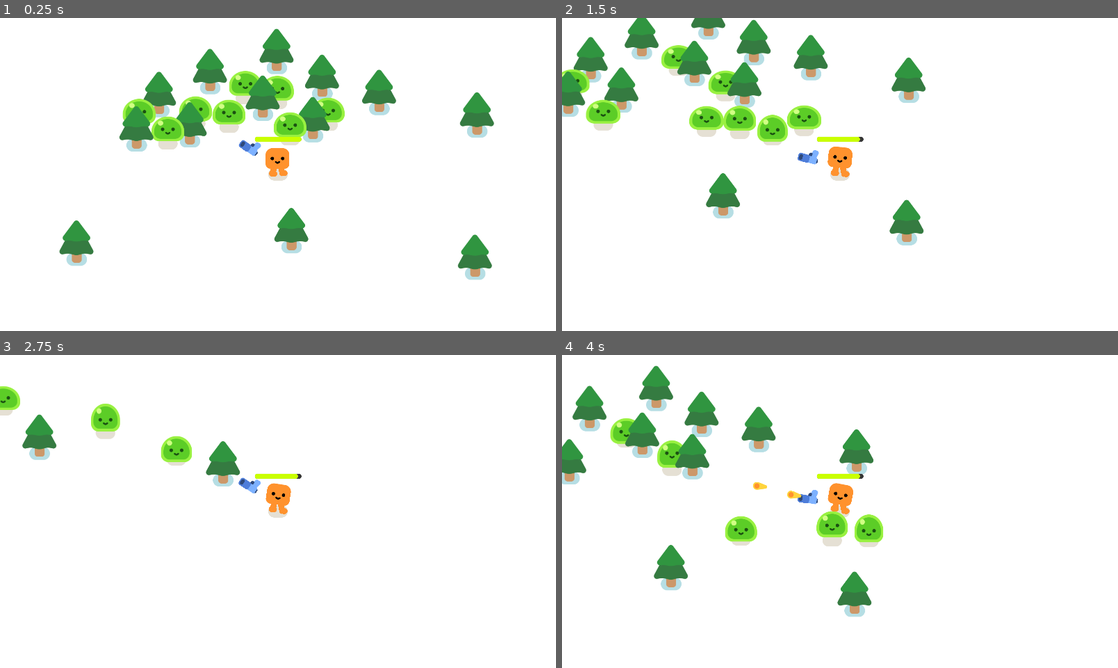
Above: before the commit, frames 1-4 (two rows, left to right).
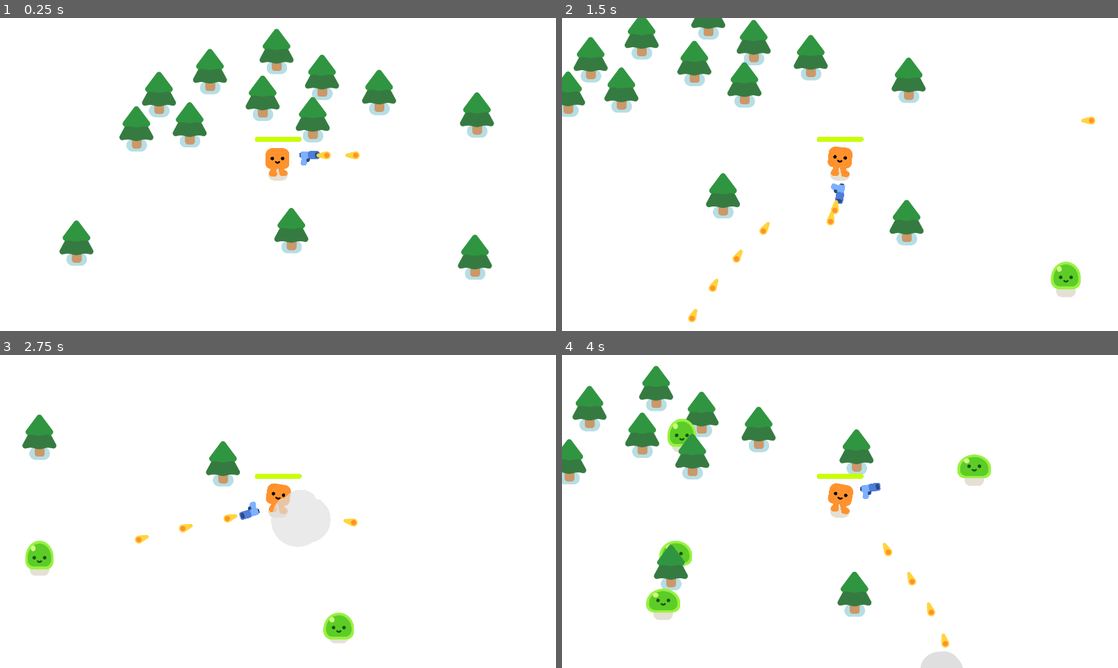
Above: after the commit, the same moments.

Repository: GlutenFreeGrass/Final-Project-Vampire-Survivor
Game: Godot game, scene res://survivors_game.tscn
The game is run twice, just before and just after one commit, with the same random seed, the same clock (stepped at 60 frames per second) and the same inputs.
Inputs:
- Up to frame 1 (0.25 s): no input
- Up to frame 2 (1.5 s): hold D (move_right) 0.53-1.28 s; hold S (move_down) from 1.28 s (still down)
- Up to frame 3 (2.75 s): release S (move_down) at 2.03 s; hold D (move_right) from 2.03 s (still down)
- Up to frame 4 (4 s): release D (move_right) at 2.78 s; hold W (move_up) 2.78-3.53 s; hold A (move_left) from 3.53 s (still down)

The runs differ from the first frame. In frame 1, 3.2% of the frame differs, in the area x 22-65%, y 16-48%; in frame 2, 4.2%; in frame 3, 2.6%; in frame 4, 4.3%, in the area x 8-78%, y 20-100%.

Commit message:
Randomly Spawn Mobs

Diff:
--- a/2d-project-start/character_body_2d.gd
+++ b/2d-project-start/character_body_2d.gd
@@ -21,5 +21,3 @@
 		%ProgressBar.value = health
 		if health <= 0.0:
 			health_depleted.emit()
-
-		#1:56:32
--- a/2d-project-start/gun.tscn
+++ b/2d-project-start/gun.tscn
@@ -25,7 +25,7 @@
 position = Vector2(26, -11)
 
 [node name="Timer" type="Timer" parent="."]
-wait_time = 0.3
+wait_time = 0.1
 autostart = true
 
 [connection signal="timeout" from="Timer" to="." method="_on_timer_timeout"]
--- /dev/null
+++ b/2d-project-start/survivors_game.gd
@@ -0,0 +1,13 @@
+extends Node2D
+
+
+func spawn_mob():
+	var new_mob = preload("res://mob.tscn").instantiate()
+	%PathFollow2D.progress_ratio = randf()
+	new_mob.global_position = %PathFollow2D.global_position
+	add_child(new_mob)
+
+
+
+func _on_timer_timeout():
+	spawn_mob()
--- a/2d-project-start/survivors_game.tscn
+++ b/2d-project-start/survivors_game.tscn
@@ -1,11 +1,18 @@
-[gd_scene load_steps=4 format=3 uid="uid://c8uoqelc06eww"]
+[gd_scene load_steps=5 format=3 uid="uid://c8uoqelc06eww"]
 
 [ext_resource type="PackedScene" uid="uid://chksaajspye33" path="res://player.tscn" id="1_1d3xn"]
+[ext_resource type="Script" path="res://survivors_game.gd" id="1_decad"]
 [ext_resource type="PackedScene" uid="uid://ejf2takxtgry" path="res://pine_tree.tscn" id="2_8j5ii"]
-[ext_resource type="PackedScene" uid="uid://dxaey5yf7yoe2" path="res://mob.tscn" id="3_nc1fn"]
+
+[sub_resource type="Curve2D" id="Curve2D_vy187"]
+_data = {
+"points": PackedVector2Array(0, 0, 0, 0, -139, -323, 0, 0, 0, 0, 2072, -362, 0, 0, 0, 0, 2115, 1573, 0, 0, 0, 0, -116, 1570, 0, 0, 0, 0, -134, -315)
+}
+point_count = 5
 
 [node name="Game" type="Node2D"]
 y_sort_enabled = true
+script = ExtResource("1_decad")
 
 [node name="CanvasLayer" type="CanvasLayer" parent="."]
 layer = -1
@@ -16,6 +23,15 @@
 
 [node name="Player" parent="." instance=ExtResource("1_1d3xn")]
 position = Vector2(945, 552)
+
+[node name="Path2D" type="Path2D" parent="Player"]
+position = Vector2(-945, -552)
+curve = SubResource("Curve2D_vy187")
+
+[node name="PathFollow2D" type="PathFollow2D" parent="Player/Path2D"]
+unique_name_in_owner = true
+position = Vector2(-139, -323)
+rotation = -0.0176372
 
 [node name="PineTree" parent="." instance=ExtResource("2_8j5ii")]
 position = Vector2(534, 331)
@@ -56,26 +72,8 @@
 [node name="PineTree13" parent="." instance=ExtResource("2_8j5ii")]
 position = Vector2(456, 450)
 
-[node name="Mob" parent="." instance=ExtResource("3_nc1fn")]
-position = Vector2(722, 310)
+[node name="Timer" type="Timer" parent="."]
+wait_time = 0.3
+autostart = true
 
-[node name="Mob3" parent="." instance=ExtResource("3_nc1fn")]
-position = Vector2(446, 362)
-
-[node name="Mob2" parent="." instance=ExtResource("3_nc1fn")]
-position = Vector2(1043, 302)
-
-[node name="Mob5" parent="." instance=ExtResource("3_nc1fn")]
-position = Vector2(969, 264)
-
-[node name="Mob6" parent="." instance=ExtResource("3_nc1fn")]
-position = Vector2(547, 405)
-
-[node name="Mob7" parent="." instance=ExtResource("3_nc1fn")]
-position = Vector2(825, 273)
-
-[node name="Mob8" parent="." instance=ExtResource("3_nc1fn")]
-position = Vector2(1122, 359)
-
-[node name="Mob4" parent="." instance=ExtResource("3_nc1fn")]
-position = Vector2(621, 330)
+[connection signal="timeout" from="Timer" to="." method="_on_timer_timeout"]
